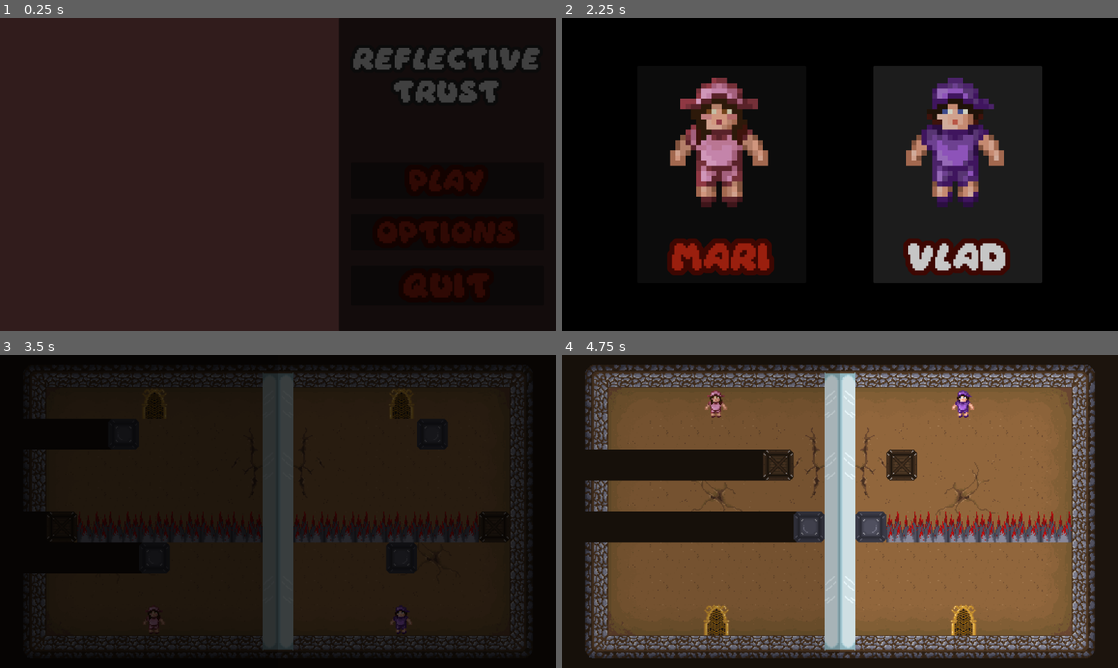
Above: before the commit, frames 1-4 (two rows, left to right).
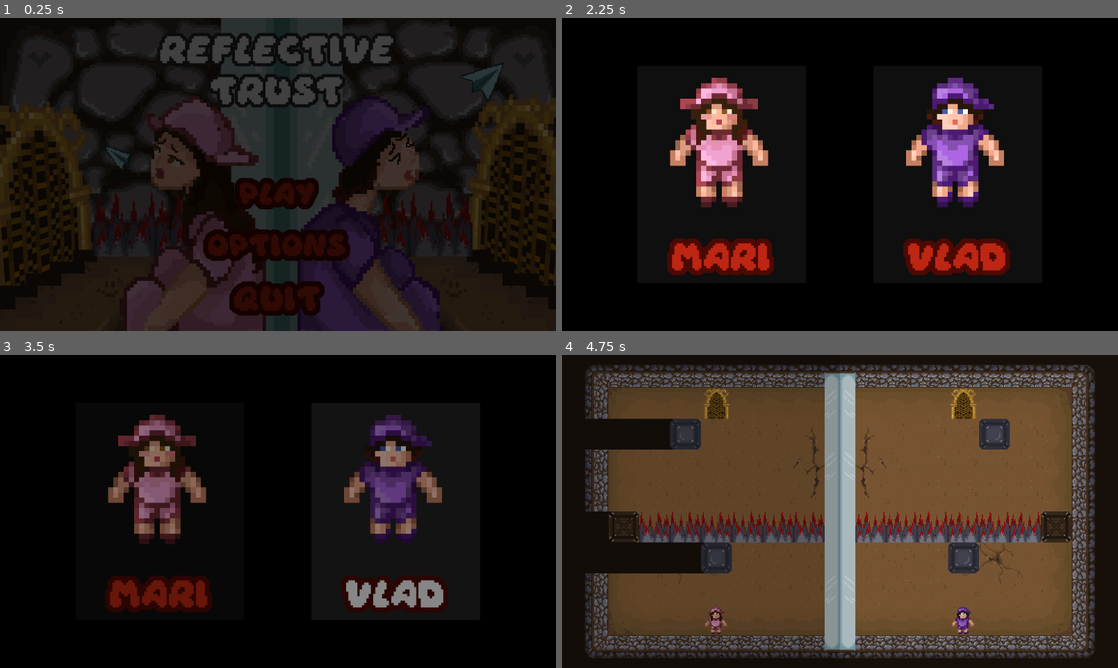
Above: after the commit, the same moments.

Repository: Vlad-935/Reflective-Trust
Game: Godot game, scene res://scenes/root.tscn
The game is run twice, just before and just after one commit, with the same random seed, the same clock (stepped at 60 frames per second) and the same inputs.
Inputs (mouse positions are in pixels of both pictures, inside the frame that each line leads up to):
- Up to frame 1 (0.25 s): no input
- Up to frame 2 (2.25 s): click "Options" at 0.5 s; click "Play" at 1.25 s; click "Play" at 2 s
- Up to frame 3 (3.5 s): tap Enter (ui_accept) at 2.75, 3.02 s; move the mouse to (400, 495) at 2.77 s; hold D (move right) from 2.78 s (still down); click (400, 495) at 2.92 s
- Up to frame 4 (4.75 s): move the mouse to (812, 511) at 3.52 s; release D (move right) at 3.53 s; hold W (move up) from 3.53 s (still down); tap Enter (ui_accept) at 3.77 s; move the mouse to (851, 505) at 4.27 s

The runs differ from the first frame. In frame 1, 40% of the frame differs, in the area x 0-100%, y 0-100%; in frame 2, 7.1%; in frame 3, 39%; in frame 4, 42%, in the area x 4-95%, y 5-95%.
Error after the commit: Attempt to call function 'queue_free' in base 'null instance' on a null instance. (res://globals/level_manager.gd:47)

Commit message:
Configured main Screen

Diff:
--- a/reflective-trust/scenes/ui/main_screen.tscn
+++ b/reflective-trust/scenes/ui/main_screen.tscn
@@ -2,6 +2,7 @@
 
 [ext_resource type="Theme" uid="uid://dx8tcgjkekuak" path="res://assests/font/game_theme.tres" id="1_1ws2m"]
 [ext_resource type="Script" uid="uid://2eyom8u8psl" path="res://scripts/ui/main_screen.gd" id="1_wxjlq"]
+[ext_resource type="Texture2D" uid="uid://13sxeos0d3q4" path="res://assests/sprites/UI/Cover Image.png" id="2_51vel"]
 [ext_resource type="PackedScene" uid="uid://c67r7smueu28p" path="res://scenes/ui/button.tscn" id="2_wxjlq"]
 [ext_resource type="Texture2D" uid="uid://bul0gnc022mn7" path="res://assests/sprites/Isa/Isa.png" id="4_lgxmk"]
 [ext_resource type="PackedScene" uid="uid://cbmfwep8i54la" path="res://scenes/ui/options_buttons.tscn" id="4_odiyu"]
@@ -19,29 +20,19 @@
 grow_vertical = 2
 script = ExtResource("1_wxjlq")
 
-[node name="BG" type="ColorRect" parent="." unique_id=1966761175]
+[node name="Sprite2D" type="Sprite2D" parent="." unique_id=104518929]
+position = Vector2(576, 324)
+scale = Vector2(0.6, 0.6)
+texture = ExtResource("2_51vel")
+
+[node name="MainScreen" type="AspectRatioContainer" parent="." unique_id=1761568816]
+custom_minimum_size = Vector2(450, 0)
 layout_mode = 1
 anchors_preset = 15
 anchor_right = 1.0
 anchor_bottom = 1.0
 grow_horizontal = 2
 grow_vertical = 2
-color = Color(0.765625, 0.44561768, 0.44561768, 1)
-
-[node name="MainScreen" type="PanelContainer" parent="." unique_id=379338898]
-custom_minimum_size = Vector2(450, 0)
-layout_mode = 1
-anchors_preset = 11
-anchor_left = 1.0
-anchor_right = 1.0
-anchor_bottom = 1.0
-offset_left = -300.0
-grow_horizontal = 0
-grow_vertical = 2
-
-[node name="ColorRect" type="ColorRect" parent="MainScreen" unique_id=1347923459]
-layout_mode = 2
-color = Color(0, 0, 0, 0.19607843)
 
 [node name="CenterContainer" type="CenterContainer" parent="MainScreen" unique_id=704289504]
 layout_mode = 2
@@ -51,9 +42,9 @@
 theme = ExtResource("1_1ws2m")
 
 [node name="Label" type="Label" parent="MainScreen/CenterContainer/VBoxContainer" unique_id=432091987]
-custom_minimum_size = Vector2(150, 100)
+custom_minimum_size = Vector2(500, 100)
 layout_mode = 2
-theme_override_font_sizes/font_size = 40
+theme_override_font_sizes/font_size = 50
 text = "Reflective Trust"
 horizontal_alignment = 1
 vertical_alignment = 1
@@ -61,23 +52,29 @@
 
 [node name="HSeparator" type="HSeparator" parent="MainScreen/CenterContainer/VBoxContainer" unique_id=1790958471]
 layout_mode = 2
-theme_override_constants/separation = 50
+theme_override_constants/separation = 70
 theme_override_styles/separator = SubResource("StyleBoxLine_ijygm")
 
-[node name="Play" parent="MainScreen/CenterContainer/VBoxContainer" unique_id=825698153 instance=ExtResource("2_wxjlq")]
+[node name="VBoxContainer" type="VBoxContainer" parent="MainScreen/CenterContainer/VBoxContainer" unique_id=379132173]
+layout_mode = 2
+
+[node name="Play" parent="MainScreen/CenterContainer/VBoxContainer/VBoxContainer" unique_id=825698153 instance=ExtResource("2_wxjlq")]
 layout_mode = 2
 theme_override_font_sizes/font_size = 40
 text = "Play"
+flat = true
 
-[node name="Options" parent="MainScreen/CenterContainer/VBoxContainer" unique_id=265908127 instance=ExtResource("2_wxjlq")]
+[node name="Options" parent="MainScreen/CenterContainer/VBoxContainer/VBoxContainer" unique_id=265908127 instance=ExtResource("2_wxjlq")]
 layout_mode = 2
 theme_override_font_sizes/font_size = 40
 text = "Options"
+flat = true
 
-[node name="Quit" parent="MainScreen/CenterContainer/VBoxContainer" unique_id=1353648743 instance=ExtResource("2_wxjlq")]
+[node name="Quit" parent="MainScreen/CenterContainer/VBoxContainer/VBoxContainer" unique_id=1353648743 instance=ExtResource("2_wxjlq")]
 layout_mode = 2
 theme_override_font_sizes/font_size = 45
 text = "Quit"
+flat = true
 
 [node name="Options" type="PanelContainer" parent="." unique_id=506219680]
 visible = false
@@ -142,9 +139,9 @@
 vertical_icon_alignment = 0
 expand_icon = true
 
-[connection signal="pressed" from="MainScreen/CenterContainer/VBoxContainer/Play" to="." method="_on_play_pressed"]
-[connection signal="pressed" from="MainScreen/CenterContainer/VBoxContainer/Options" to="." method="_on_options_pressed"]
-[connection signal="pressed" from="MainScreen/CenterContainer/VBoxContainer/Quit" to="." method="_on_quit_pressed"]
+[connection signal="pressed" from="MainScreen/CenterContainer/VBoxContainer/VBoxContainer/Play" to="." method="_on_play_pressed"]
+[connection signal="pressed" from="MainScreen/CenterContainer/VBoxContainer/VBoxContainer/Options" to="." method="_on_options_pressed"]
+[connection signal="pressed" from="MainScreen/CenterContainer/VBoxContainer/VBoxContainer/Quit" to="." method="_on_quit_pressed"]
 [connection signal="pressed" from="Options/CenterContainer/OptionsButtons/Back" to="." method="_on_back_pressed"]
 [connection signal="pressed" from="Player_Select/HBoxContainer/Mari" to="." method="_on_mari_pressed"]
 [connection signal="pressed" from="Player_Select/HBoxContainer/Vlad" to="." method="_on_vlad_pressed"]
--- a/reflective-trust/scripts/ui/main_screen.gd
+++ b/reflective-trust/scripts/ui/main_screen.gd
@@ -4,7 +4,7 @@
 
 @onready var first_level_scene: PackedScene = preload("res://scenes/levels/level_1.tscn")
 
-@onready var Main_Screen: PanelContainer = $MainScreen
+@onready var Main_Screen: AspectRatioContainer = $MainScreen
 @onready var Player_Select: CenterContainer = $Player_Select
 @onready var Options: PanelContainer = $Options
 
Binary file added: reflective-trust/assests/sprites/UI/Cover Image.png
Not shown, added: reflective-trust/assests/sprites/UI/Cover Image.png.import
